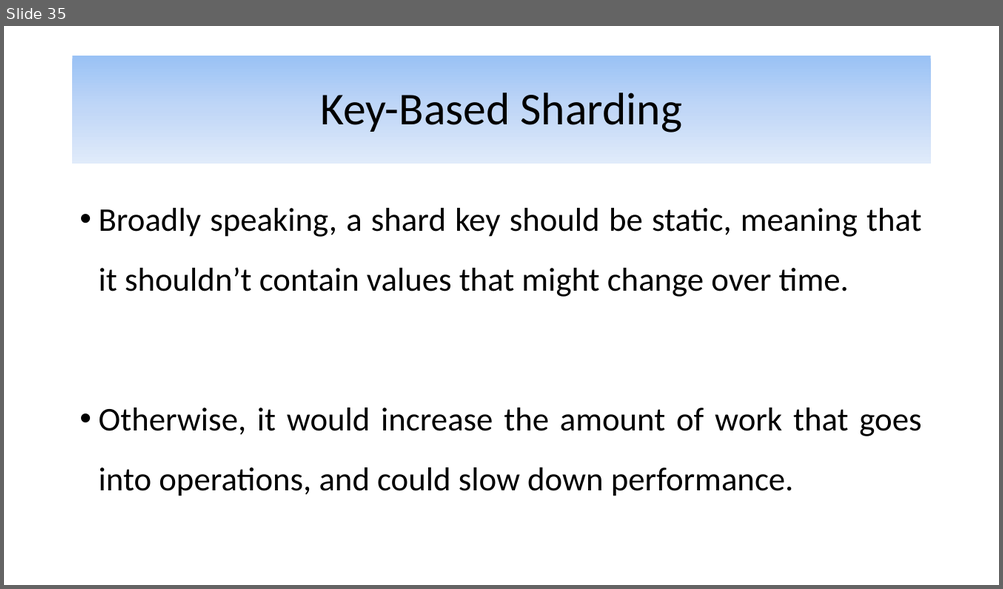
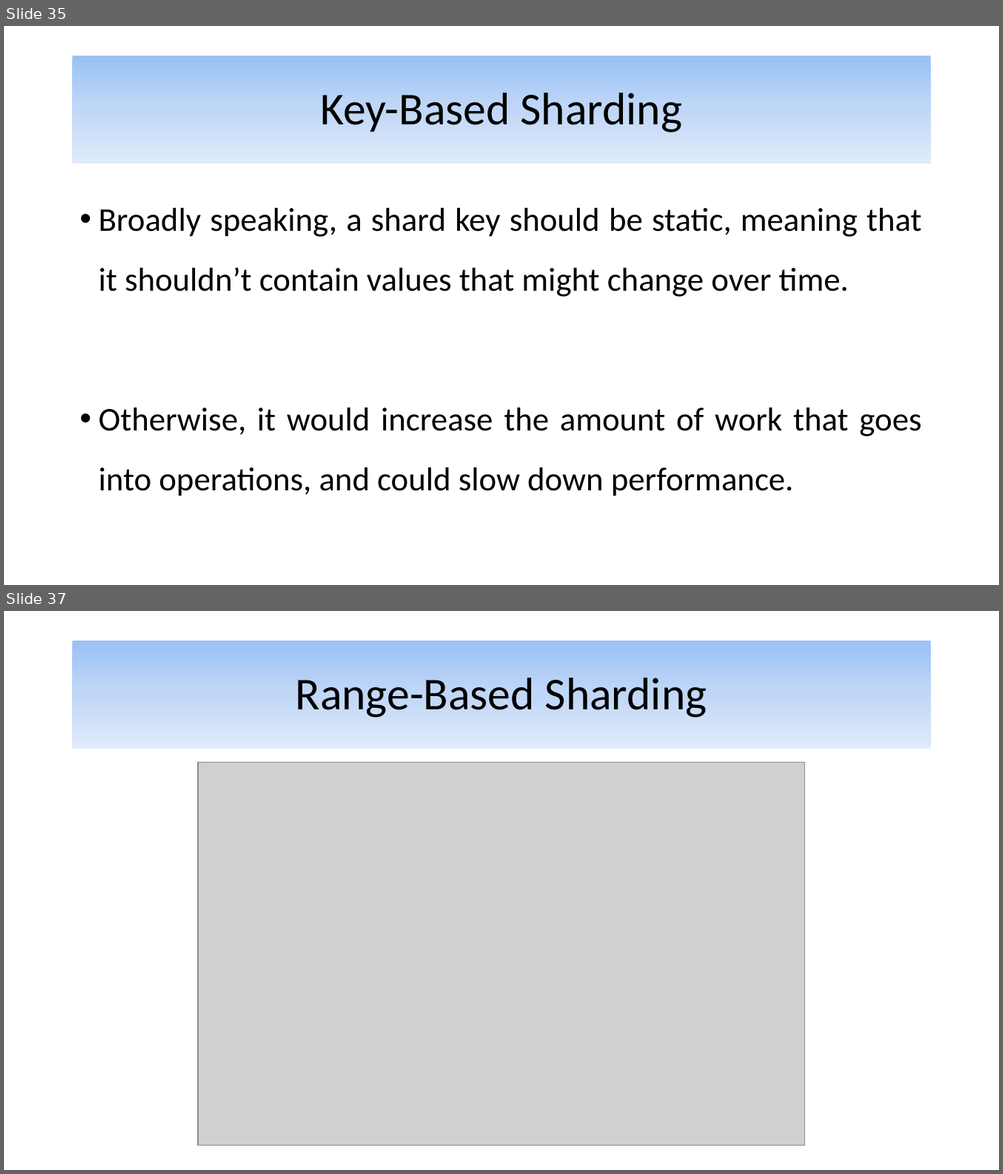
Before and after one commit to alijfri99/presentations, a slide deck: Advanced DBMS Presentation.pptx. Shown one above the other, each under a label of ours: slide 35 before the commit, slides 35 and 37 after it; the slides between them are not shown. The pictures are 1003x589 and 1003x1174 pixels, drawn with LibreOffice and Linux fonts; fonts in the diff are those of the drawing; grey boxes stand for pictures. Boxes give left, top, right and bottom in pixels: in the first picture for what was removed or moved away, otherwise in the second. Text is boxed around its words. In the diff, an @@ line names an element or a change of style, - is before the commit and + after.

Commit message:
Finished range-based sharding.

```diff
--- a/Advanced DBMS Presentation.pptx
+++ b/Advanced DBMS Presentation.pptx
@@ slide 37 added at [4, 611, 999, 1170], background #FFFFFF @@
@@ title added at [73, 641, 930, 749], fill gradient #9AC3F5 to #C2D8F8 to #E1EBFB, 44 pt, text #000000 @@
+Range-Based Sharding
@@ picture added at [198, 763, 805, 1146] @@
```
Also in this commit, not shown: 1 other slide added.
